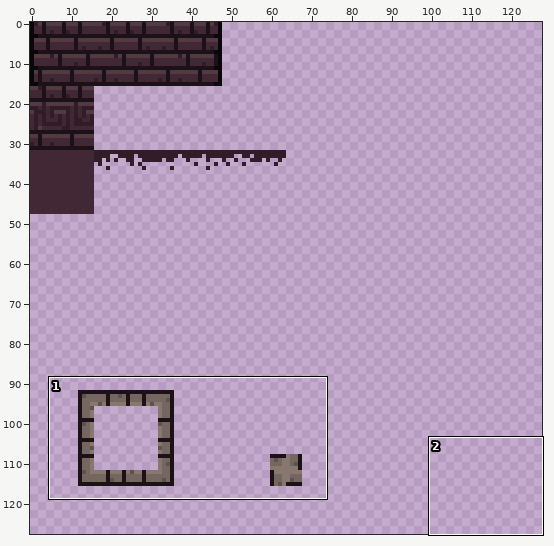
Two states of a sprite sheet, assets/sprites/dungeon.png. The picture above shows the old version from afar; the outline marks the close-up.
Close-up. Earlier state:
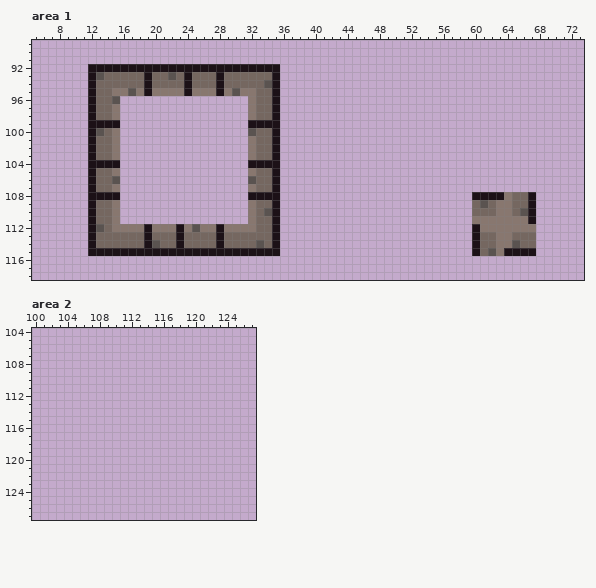
The file is 128x128 pixels. Shown: area 1: x 5..73, y 89..118; area 2: x 100..127, y 104..127.
The result:
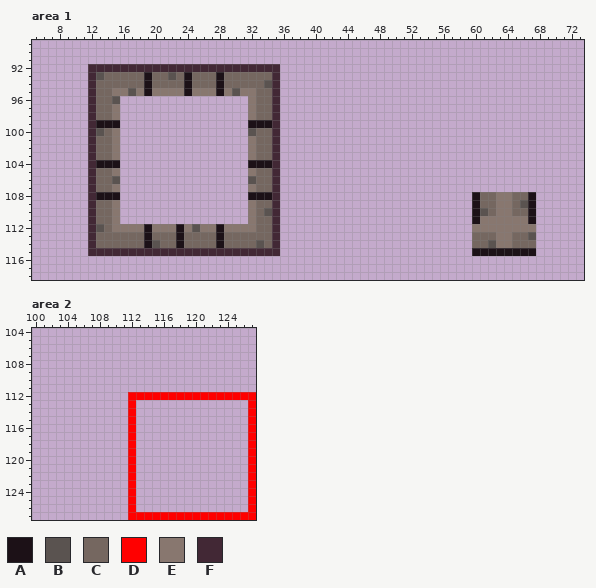
Palette (. is transparent): A #1c1117  B #5a5350  C #756760  D #ff0000  E #88776f  F #422835
Edits made:
Changed rows in their new state; - is an unchanged pixel.
Area 1:
first column x 12:
 92 FFFFFFFFFFFFFFFFFFFFFFFF--------------------------------
 93 F----------------------F--------------------------------
 94 F----------------------F--------------------------------
 95 F----------------------F--------------------------------
 96 F----------------------F--------------------------------
 97 F----------------------F--------------------------------
 98 F----------------------F--------------------------------
 99 F----------------------F--------------------------------
100 F----------------------F--------------------------------
101 F----------------------F--------------------------------
102 F----------------------F--------------------------------
103 F----------------------F--------------------------------
104 F----------------------F--------------------------------
105 F----------------------F--------------------------------
106 F----------------------F--------------------------------
107 F----------------------F--------------------------------
108 F----------------------F-------------------------CCE----
109 F----------------------F------------------------AC----B-
110 F----------------------F------------------------AB----C-
111 F----------------------F------------------------A-------
112 F----------------------F------------------------E-------
113 F----------------------F------------------------C------B
114 F----------------------F------------------------C-B--C--
115 FFFFFFFFFFFFFFFFFFFFFFFF-------------------------AAA----
Area 2:
first column x 112:
112 DDDDDDDDDDDDDDDD
113 D--------------D
114 D--------------D
115 D--------------D
116 D--------------D
117 D--------------D
118 D--------------D
119 D--------------D
120 D--------------D
121 D--------------D
122 D--------------D
123 D--------------D
124 D--------------D
125 D--------------D
126 D--------------D
127 DDDDDDDDDDDDDDDD
Pixel boxes of the changes (left, top, right, bottom) in both close-ups:
changed: (88, 64, 280, 256)
changed: (472, 192, 536, 256)
added: (128, 392, 256, 520)
